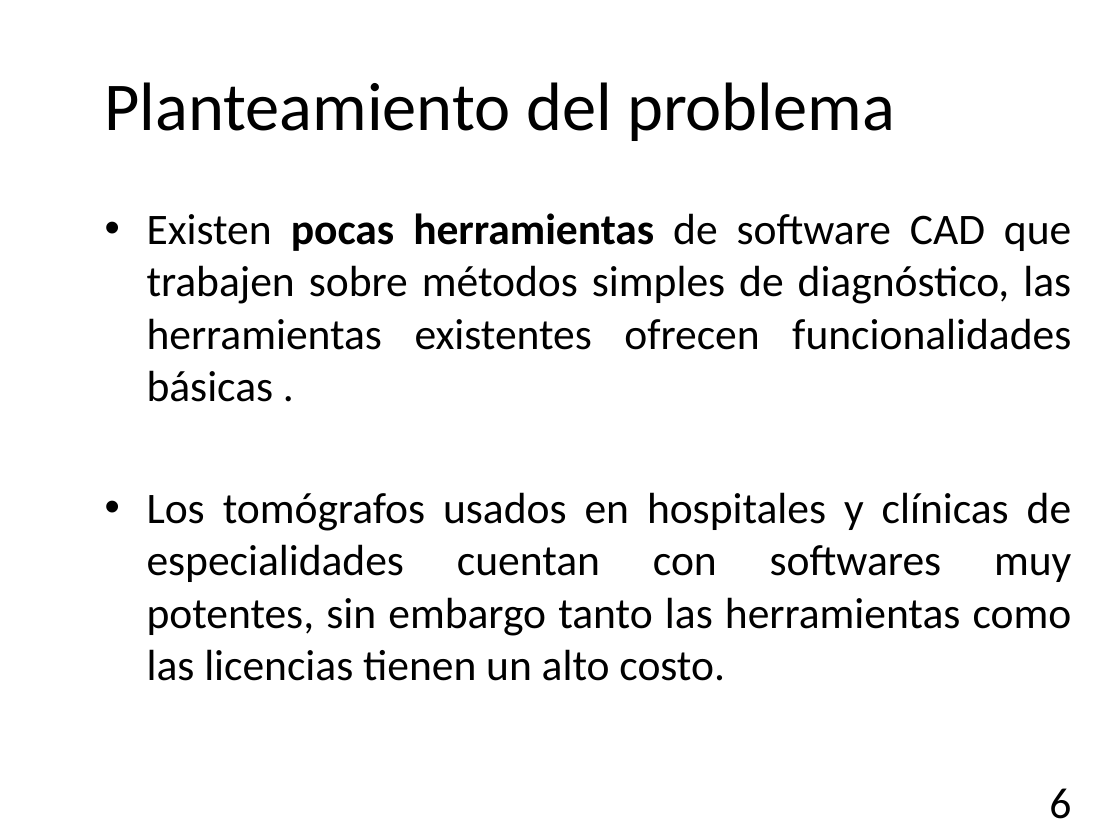
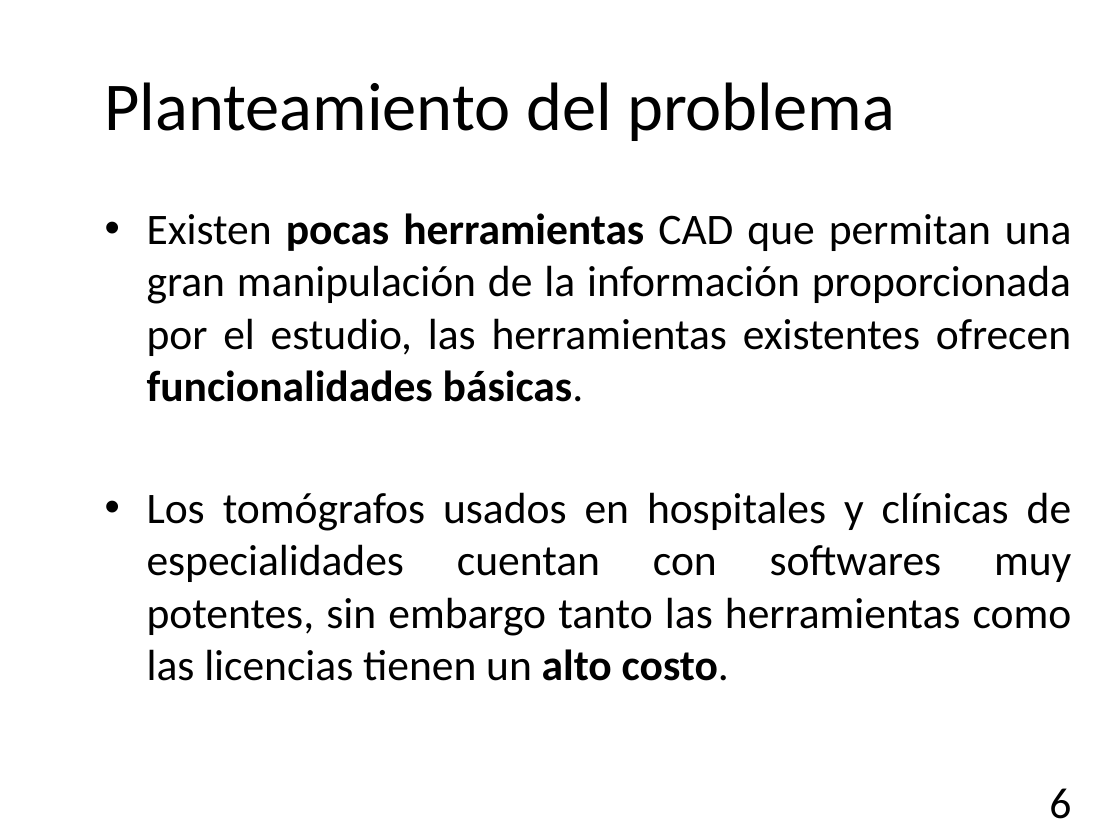
Before and after one commit to garo9521/Trabajo-Terminal, a slide deck: slide 6 of Documento/Presentación.pptx. Drawn at 1120x840 pixels with LibreOffice and Linux fonts; fonts in the diff are those of the drawing; background and template pictures are left out. Boxes give left, top, right and bottom in pixels: in the first picture for what was removed or moved away, otherwise in the second. Text is boxed around its words. In the diff, an @@ line names an element or a change of style, - is before the commit and + after.

```diff
--- a/Documento/Presentación.pptx
+++ b/Documento/Presentación.pptx
@@ text at <box>147,213,1072,402</box>: text changed @@
-• Existen pocas herramientas de software CAD que trabajen sobre métodos simples de diagnóstico, las herramientas existentes ofrecen funcionalidades básicas .
+• Existen pocas herramientas CAD que permitan una gran manipulación de la información proporcionada por el estudio, las herramientas existentes ofrecen funcionalidades básicas.
@@ text at <box>147,492,1072,681</box>: bold on in "alto costo." @@
```
Also in this commit, not shown: 8 other slides changed, 2 slides added, 1 slide removed, 17 other files.
